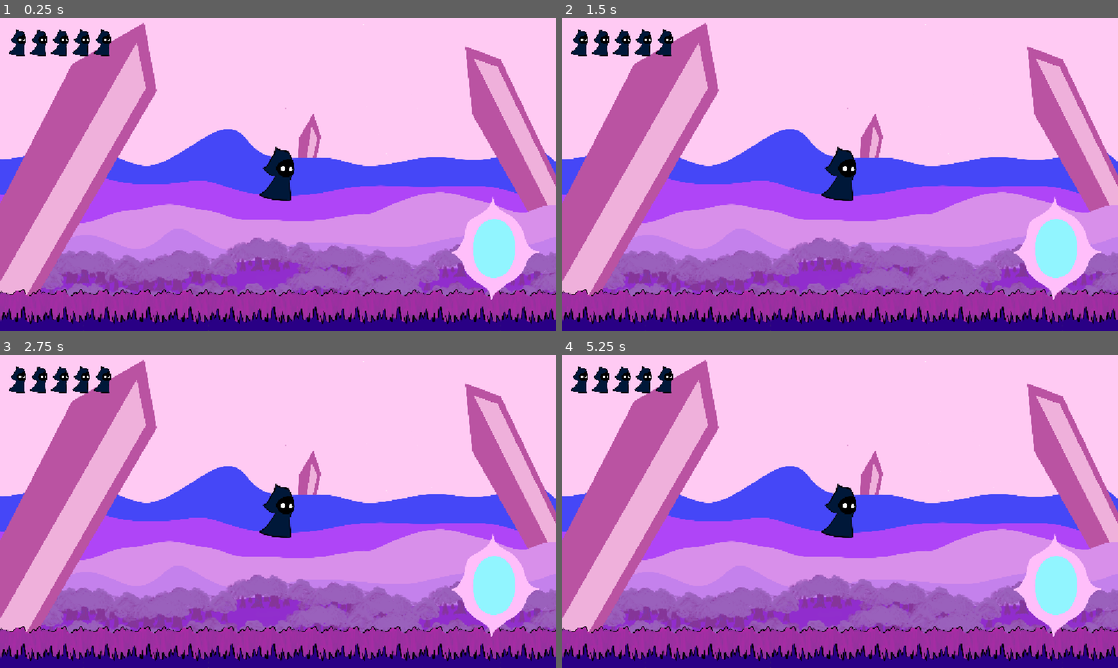
Above: before the commit, frames 1-4 (two rows, left to right).
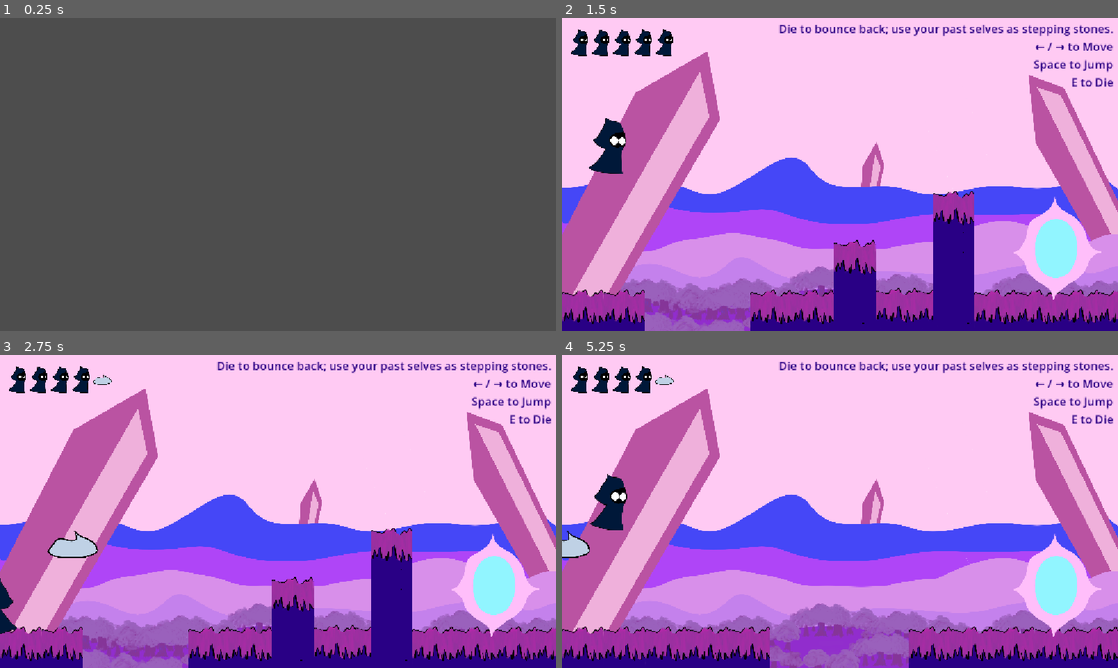
Above: after the commit, the same moments.

Repository: tomateaux/Haven-2026
Game: Godot game, scene res://Title.tscn
Two runs of this game, one before a commit and one after it. Both use one fixed random seed, a clock stepped at 60 frames per second and the inputs below. Before the commit the project starts from res://Level0.tscn.
Inputs:
- Up to frame 1 (0.25 s): no input
- Up to frame 2 (1.5 s): tap Enter (proceed) at 0.5, 1.35 s; hold Right (ui_right) from 0.53 s (still down); tap E (die) at 0.6 s; tap Space (jump) at 0.77 s
- Up to frame 3 (2.75 s): tap Space (jump) at 1.52 s; release Right (ui_right) at 2.03 s; hold Left (ui_left) from 2.03 s (still down); tap E (die) at 2.1 s
- Up to frame 4 (5.25 s): release Left (ui_left) at 2.78 s; hold Right (ui_right) 2.78-4.28 s; tap Enter (proceed) at 2.85, 4.35 s; tap Space (jump) at 3.02, 3.77, 4.52 s; tap R (reset) at 3.5, 4.25 s; tap E (die) at 3.6, 5.1 s; hold Left (ui_left) 4.28-5.03 s; hold Right (ui_right) from 5.03 s (still down)

The runs differ from the first frame. In frame 1, 100% of the frame differs, in the area x 0-100%, y 0-100%; in frame 2, 46%; in frame 3, 46%; in frame 4, 45%.
Error before the commit: Attempt to call function 'stop' in base 'null instance' on a null instance. (res://player.gd:51)

Commit message:
fix: set Title as main scene

Diff:
--- a/project.godot
+++ b/project.godot
@@ -11,7 +11,7 @@
 [application]
 
 config/name="Haven2026"
-run/main_scene="uid://dggpgcd6r8mr0"
+run/main_scene="uid://danagtr21hr33"
 config/features=PackedStringArray("4.7", "GL Compatibility")
 config/icon="res://icon.svg"
 
